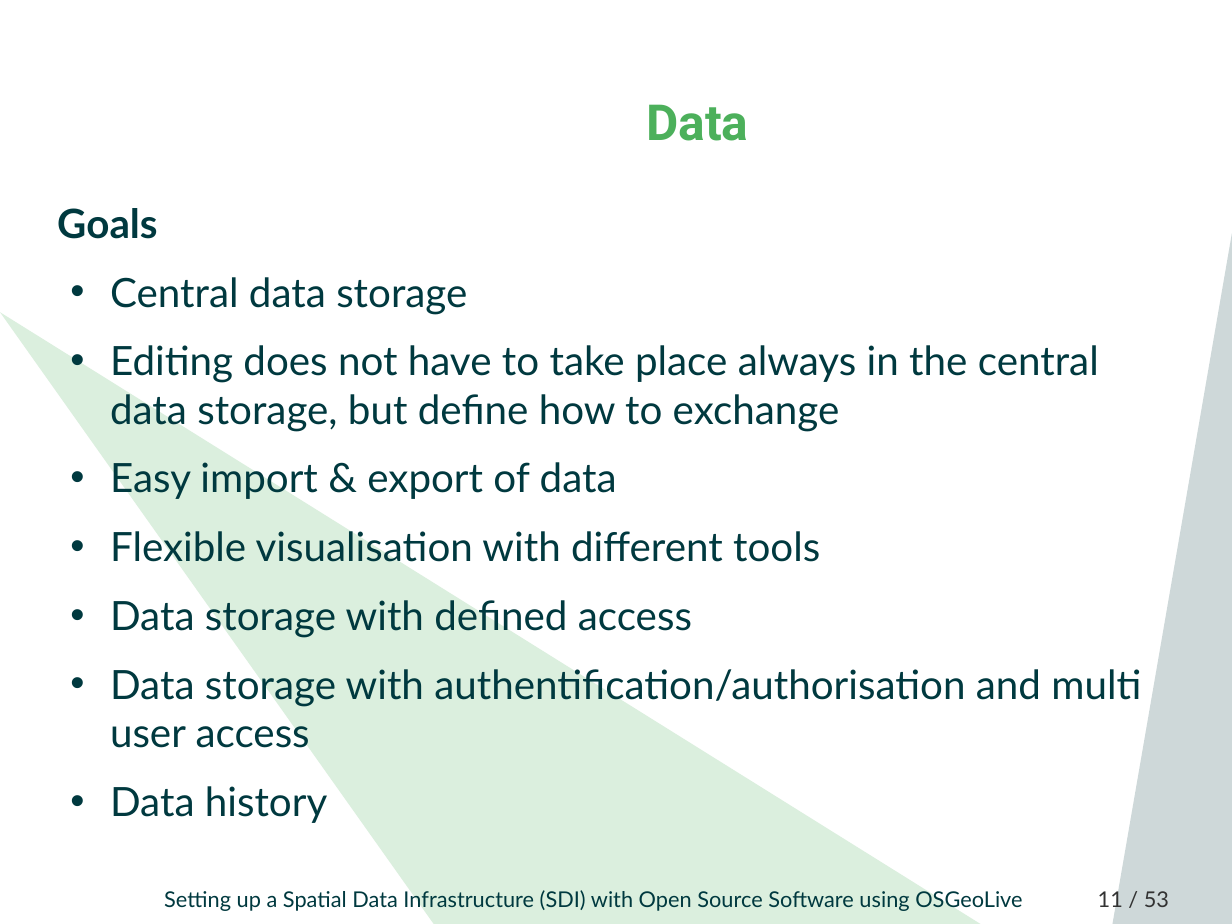
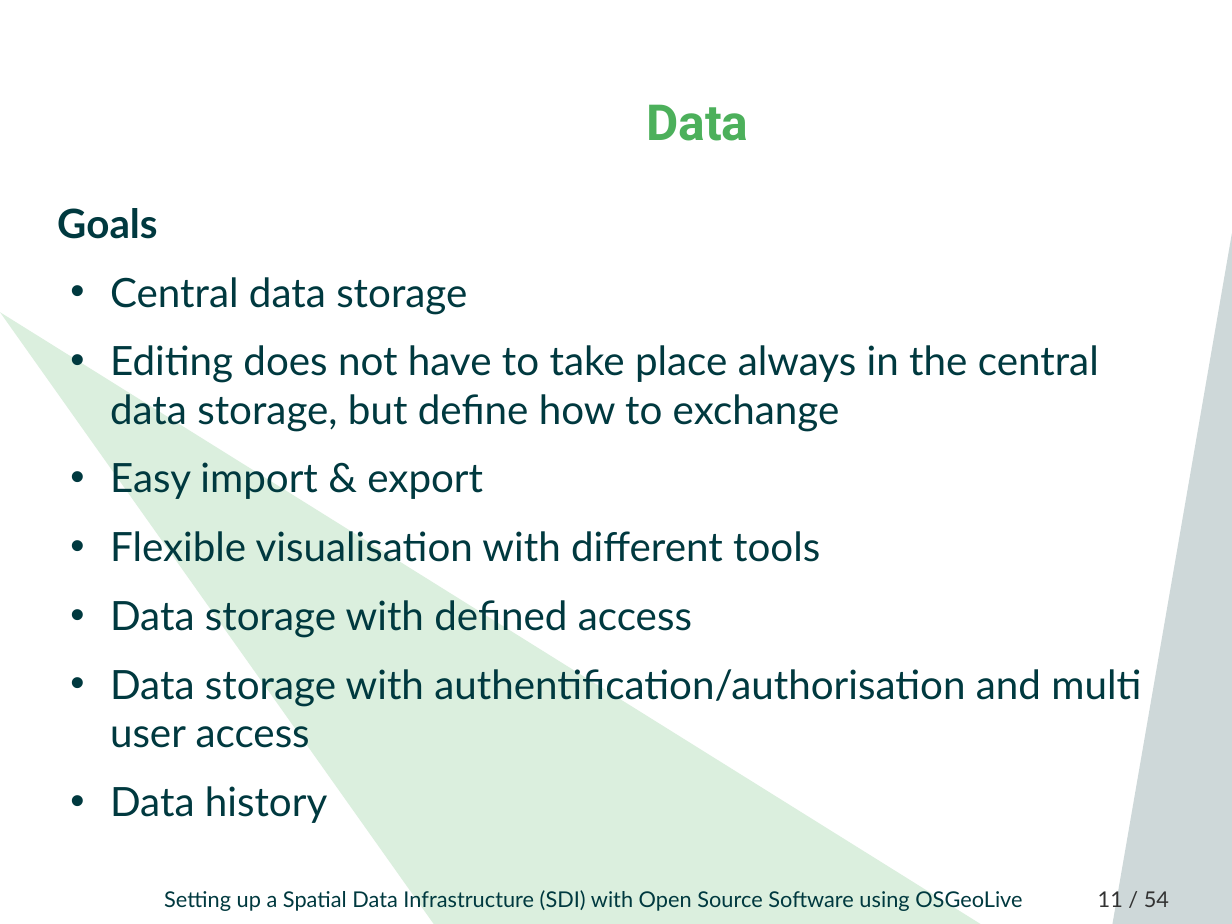
Before and after one commit to astroidex/foss4g-2019-workshop-sdi-with-osgeolive, a slide deck: slide 11 of FOSS4G_2019_SDI_OSGeoLive_Workshop.odp. Drawn at 1232x924 pixels with LibreOffice and Linux fonts; fonts in the diff are those of the drawing; background and template pictures are left out. Boxes give left, top, right and bottom in pixels: in the first picture for what was removed or moved away, otherwise in the second. Text is boxed around its words. In the diff, an @@ line names an element or a change of style, - is before the commit and + after.

```diff
--- a/FOSS4G_2019_SDI_OSGeoLive_Workshop.odp
+++ b/FOSS4G_2019_SDI_OSGeoLive_Workshop.odp
@@ text at [110,462,483,499]: text changed @@
-• Easy import & export of data
+• Easy import & export
@@ page number at [1098,888,1169,912]: text changed @@
-11 / 53
+11 / 54
```
Also in this commit, not shown: 10 other slides changed, 2 slides added, 1 slide removed, 1 other file.
